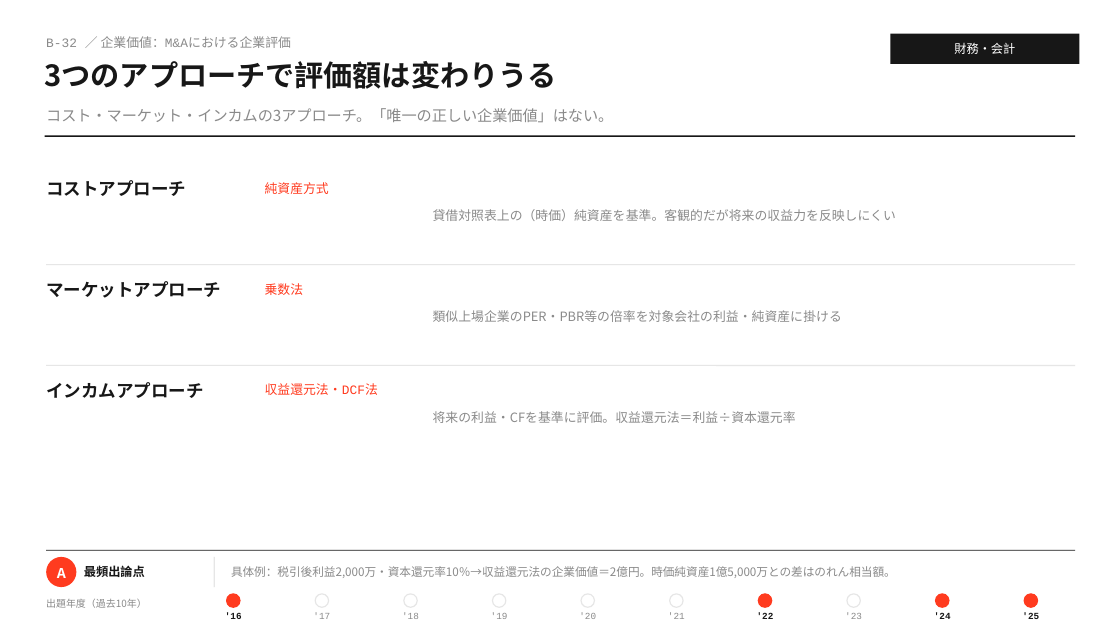
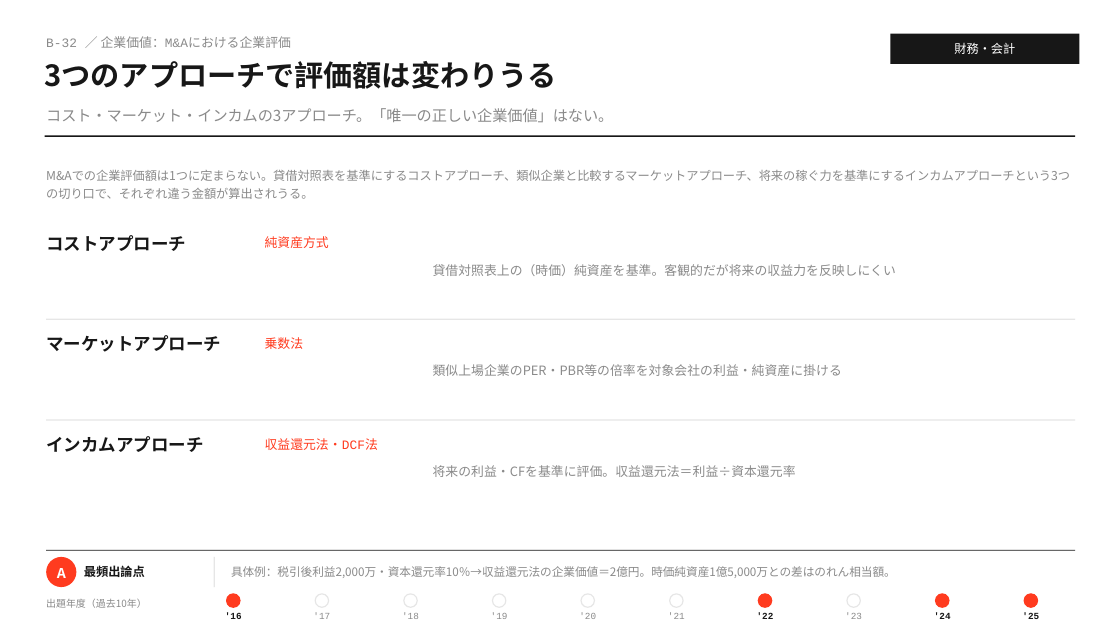
Before and after one commit to MasatoshiSano/SMEC, a slide deck: slide 49 of slides/1st_stage/B_finance_accounting.pptx. Drawn at 1120x630 pixels with LibreOffice and Linux fonts; fonts in the diff are those of the drawing. Boxes give left, top, right and bottom in pixels: in the first picture for what was removed or moved away, otherwise in the second. Text is boxed around its words. In the diff, an @@ line names an element or a change of style, - is before the commit and + after.

```diff
--- a/slides/1st_stage/B_finance_accounting.pptx
+++ b/slides/1st_stage/B_finance_accounting.pptx
@@ text added at bbox=[46, 170, 1070, 199], 10.5 pt, text #8A8A8A @@
+M&Aでの企業評価額は1つに定まらない。貸借対照表を基準にするコストアプローチ、類似企業と比較するマーケットアプローチ、将来の稼ぐ力を基準にするインカムアプローチという3つの切り口で、それぞれ違う金額が算出されうる。
@@ line moved from (46, 365) - (1075, 365) to (46, 319) - (1075, 319) @@
@@ line moved from (46, 265) - (1075, 265) to (46, 420) - (1075, 420) @@
@@ 9 texts: place and size @@
-9 texts at bbox=[46, 180, 896, 423]
+9 texts at bbox=[46, 235, 896, 477]
```
Also in this commit, not shown: 24 other slides changed, 2 other files.
